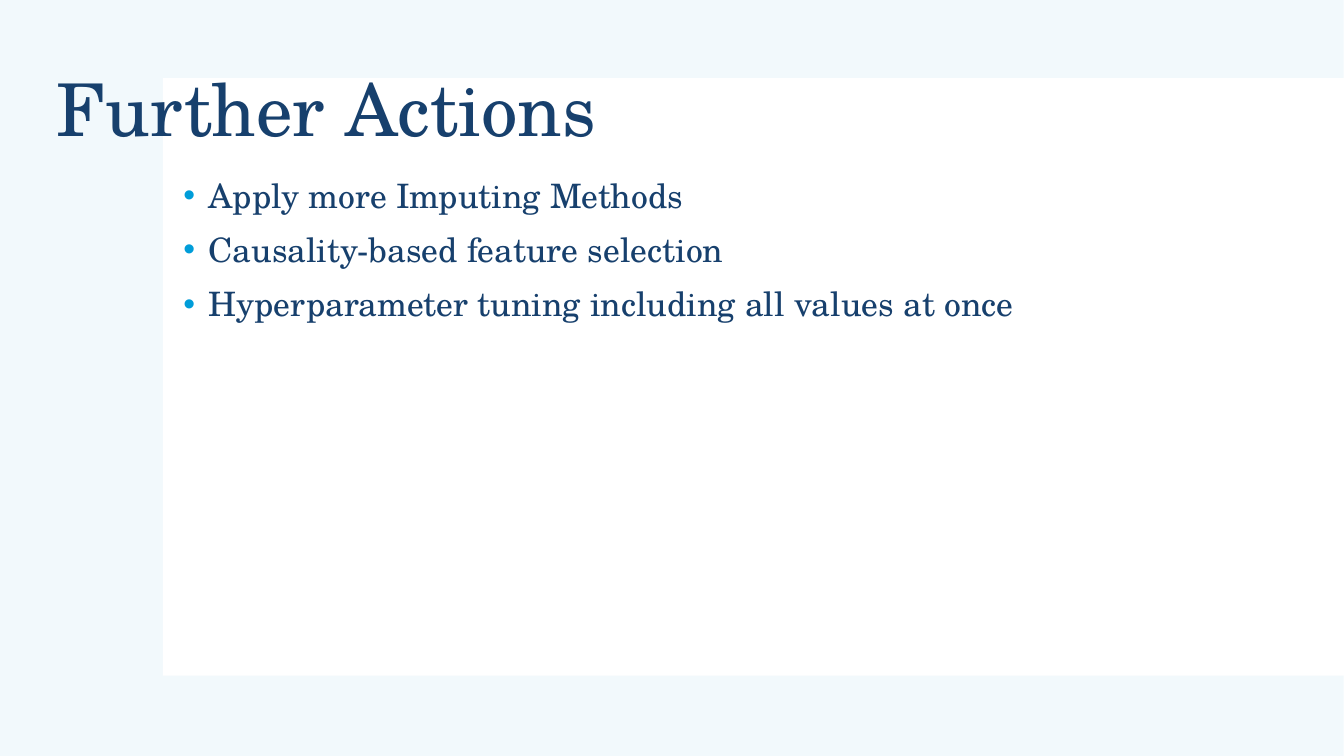
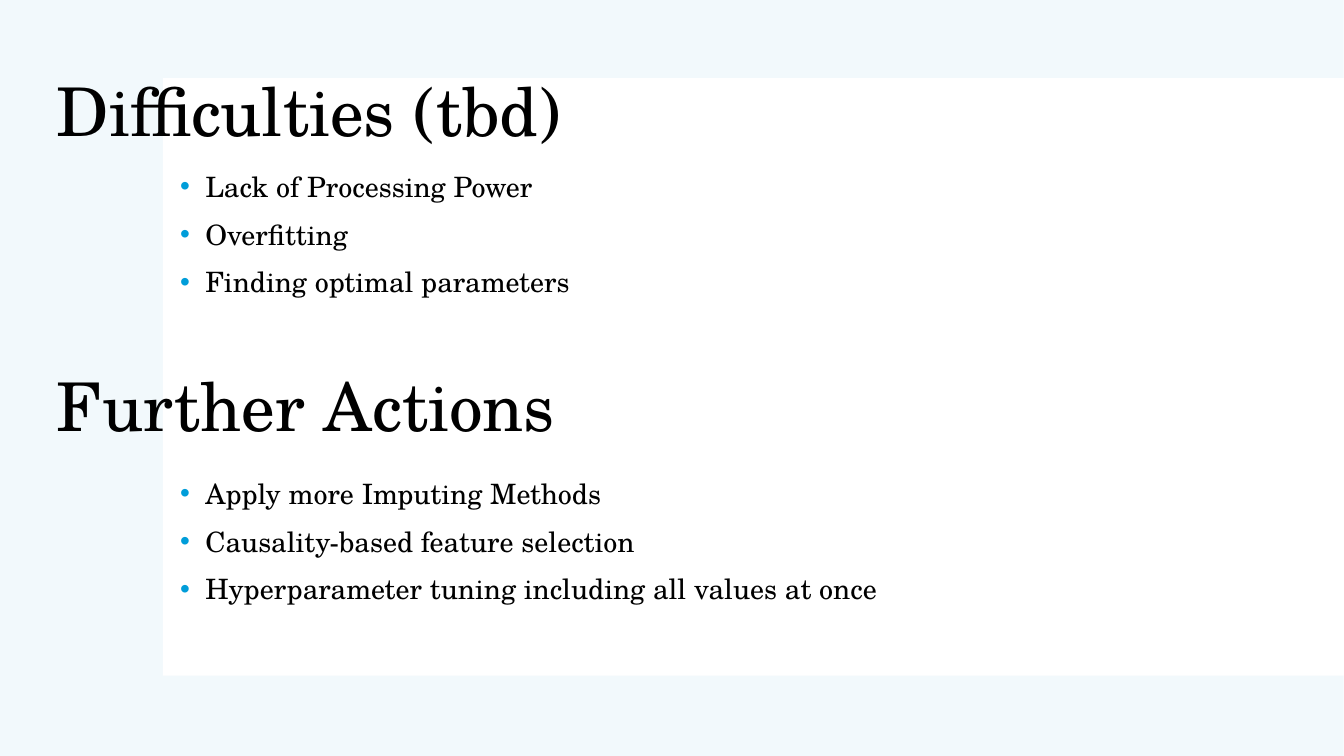
Before and after one commit to AtK42/ML_stonks_2021, a slide deck: slide 9 of Group2_ML_Project_Presentation.pptx (slide 10 before the commit). Drawn at 1344x756 pixels with LibreOffice and Linux fonts; fonts in the diff are those of the drawing. Boxes give left, top, right and bottom in pixels: in the first picture for what was removed or moved away, otherwise in the second. Text is boxed around its words. In the diff, an @@ line names an element or a change of style, - is before the commit and + after.

```diff
--- a/Group2_ML_Project_Presentation.pptx
+++ b/Group2_ML_Project_Presentation.pptx
@@ text added at <box>57,86,561,144</box>, 48 pt, text #000000 @@
+Difficulties (tbd)
@@ text added at <box>205,176,569,298</box>, 20 pt, text #000000 @@
+• Lack of Processing Power
+• Overfitting
+• Finding optimal parameters
@@ title "Further Actions": place and size @@
-title "Further Actions" at <box>56,82,596,137</box>
+title "Further Actions" at <box>57,381,555,432</box>
@@ title "Further Actions" at <box>57,381,555,432</box>: size 52 to 48 pt, text colour #17406D to #000000 @@
@@ text "Apply more Imputing Methods": place and size @@
-text "Apply more Imputing Methods" at <box>209,183,1013,323</box>
+text "Apply more Imputing Methods" at <box>205,483,877,605</box>
@@ text "Apply more Imputing Methods" at <box>205,483,877,605</box>: size 24 to 20 pt, text colour #17406D to #000000 @@
```
Also in this commit, not shown: 9 other slides changed, 1 slide removed.
